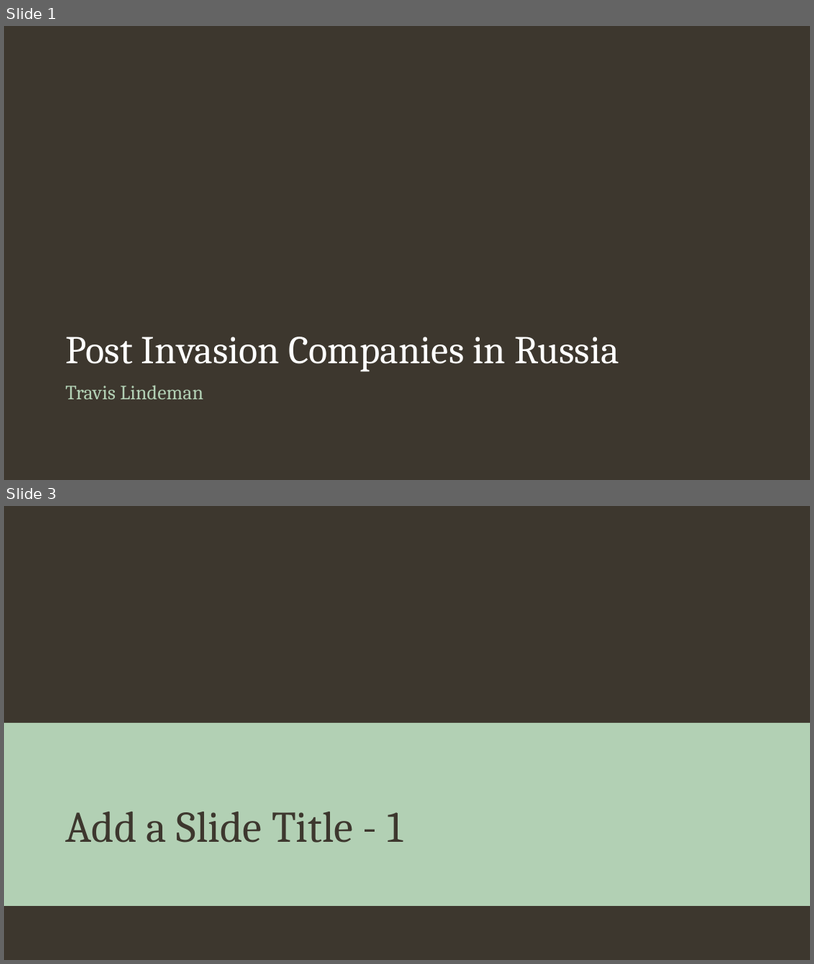
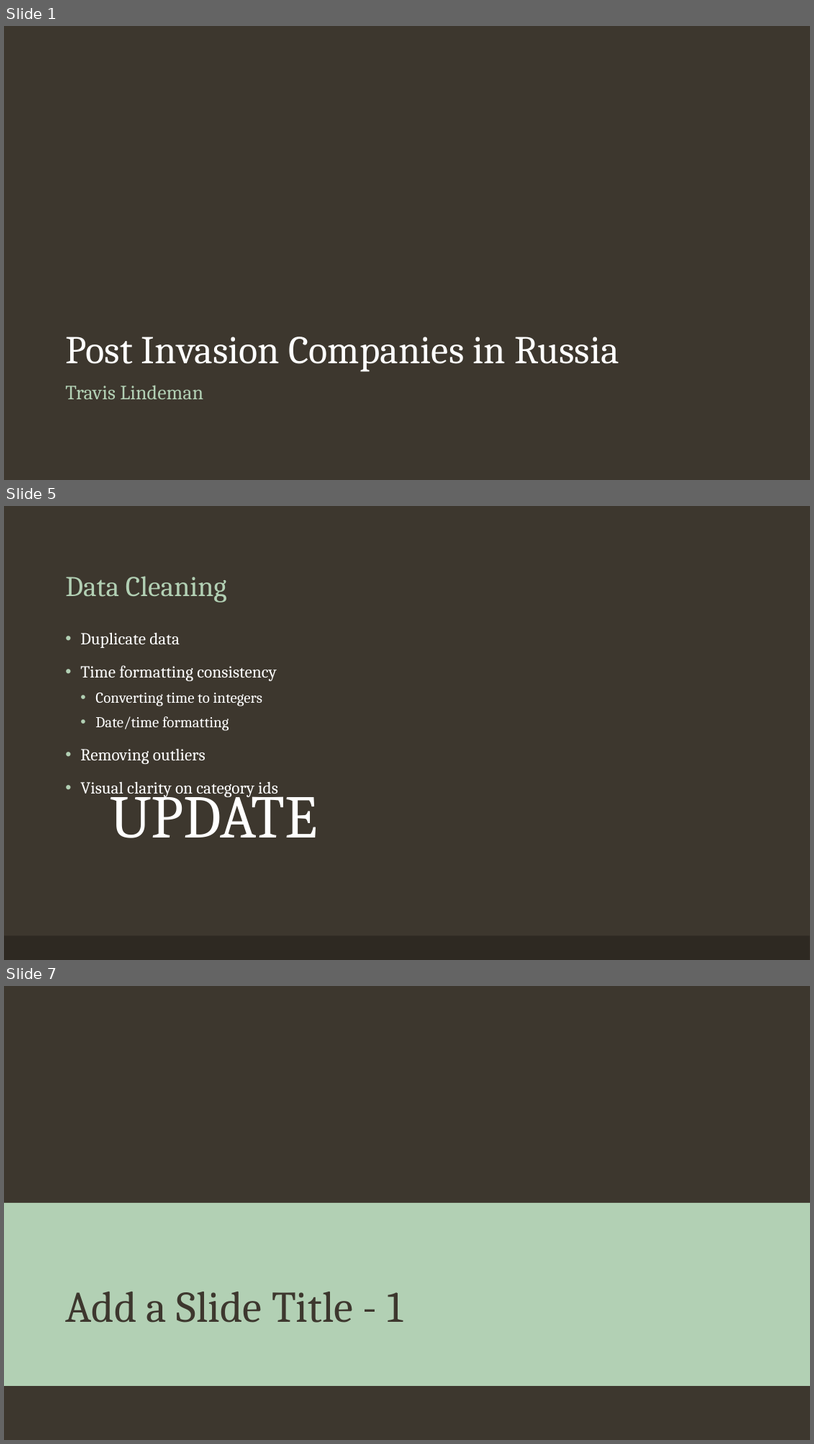
Before and after one commit to tralinde/companies_in_russia, a slide deck: ppt/Companies in Russia After Ukrainian Invasion.pptx. Shown one above the other, each under a label of ours: slides 1 and 3 before the commit, slides 1, 5 and 7 after it; the slides between them are not shown. The pictures are 814x964 and 814x1444 pixels, drawn with LibreOffice and Linux fonts; fonts in the diff are those of the drawing; background and template pictures are left out. Boxes give left, top, right and bottom in pixels: in the first picture for what was removed or moved away, otherwise in the second. Text is boxed around its words. In the diff, an @@ line names an element or a change of style, - is before the commit and + after.

Commit message:
beginning work on ppt presentation and initiating cleaned up readme text.

```diff
--- a/ppt/Companies in Russia After Ukrainian Invasion.pptx
+++ b/ppt/Companies in Russia After Ukrainian Invasion.pptx
@@ slide 5 added at (x1=4, y1=506, x2=810, y2=960), background #3D372E @@
@@ title added at (x1=65, y1=576, x2=227, y2=602), 34 pt, text #B2D0B4 @@
+Data Cleaning
@@ text added at (x1=80, y1=633, x2=278, y2=797), 20 pt, text #FFFFFF @@
+• Duplicate data
+• Time formatting consistency
+  • Converting time to integers
+  • Date/time formatting
+• Removing outliers
+• Visual clarity on category ids
@@ text added at (x1=110, y1=782, x2=318, y2=838), 72 pt, text #FFFFFF @@
+UPDATE
@@ rectangle added at (x1=4, y1=936, x2=810, y2=960), fill #2E2923 @@
@@ what was slide 3 is now slide 7 @@
```
Also in this commit, not shown: 1 slide changed, 7 other slides added, 2 other files.
